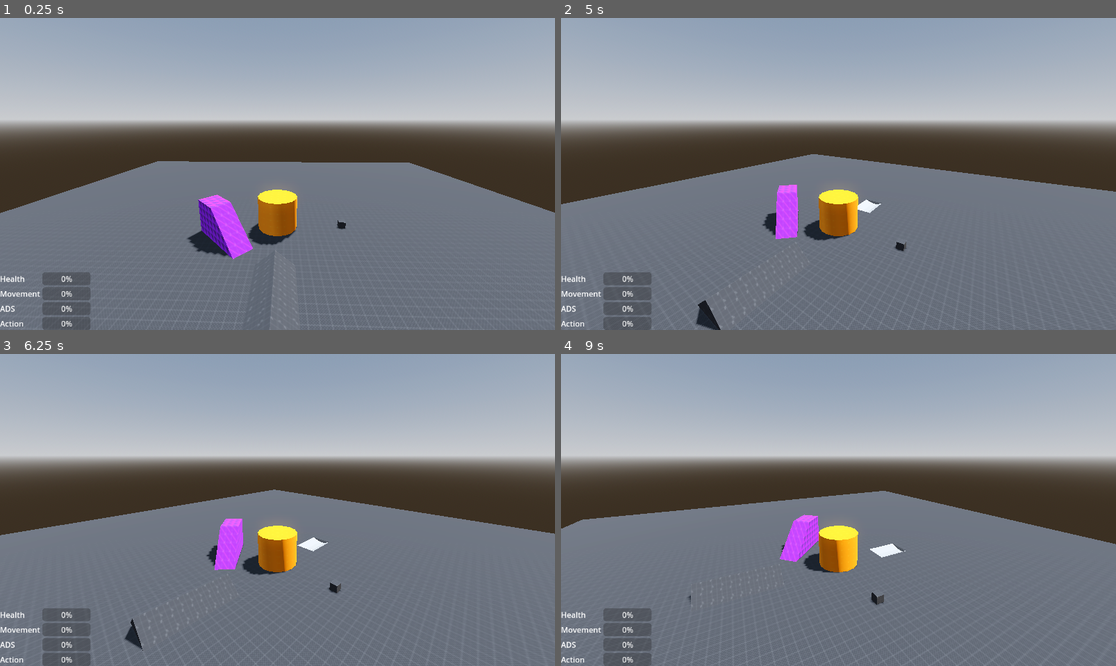
Above: before the commit, frames 1-4 (two rows, left to right).
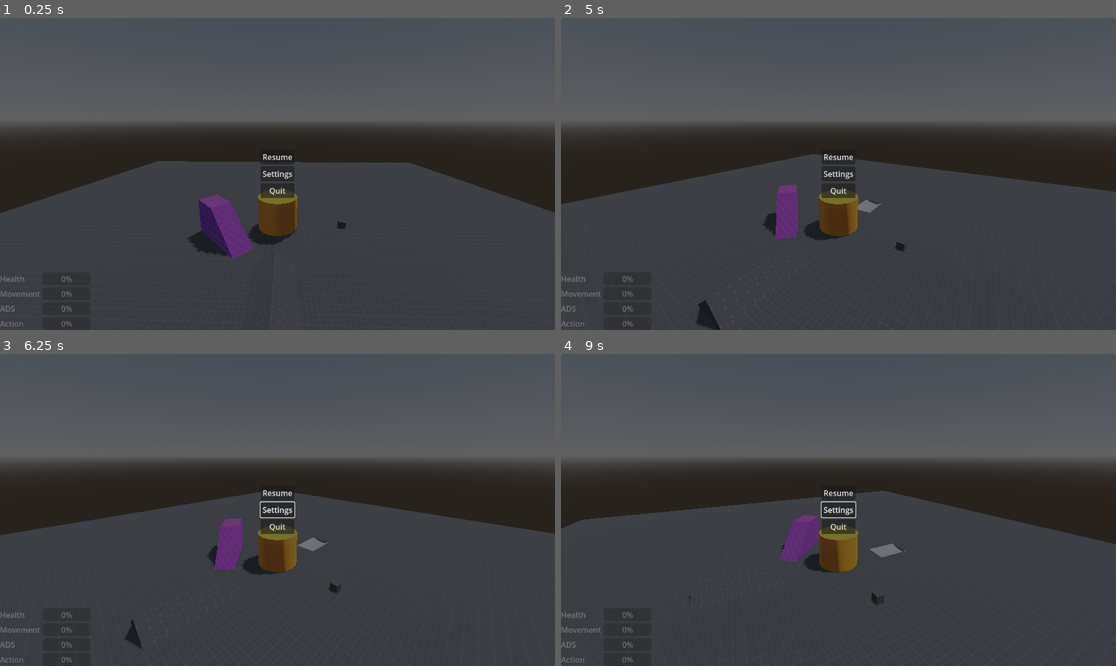
Above: after the commit, the same moments.

Repository: simonkuhlo/Duels1895
Game: Godot game, scene res://Maps/Maps/Testworld/test_world.tscn
Two runs of this game, one before a commit and one after it. Both use one fixed random seed, a clock stepped at 60 frames per second and the inputs below. This scene is started directly instead of the project's main scene.
Inputs (mouse positions are in pixels of both pictures, inside the frame that each line leads up to):
- Up to frame 1 (0.25 s): no input
- Up to frame 2 (5 s): click (838, 158) at 0.5 s, where only the run after the commit has a clickable "Resume"; move the mouse to (960, 158) at 1.27 s; hold D (move_right) 1.28-2.03 s; hold Shift (sprint) 1.28-2.03 s; tap Space (jump) at 1.52, 2.27, 3.77, 4.52 s; move the mouse to (727, 189) at 2.02 s; hold S (move_backward) 2.03-2.78 s; tap Shift (sprint) at 2.1, 3.6 s; move the mouse to (894, 105) at 2.77 s; hold D (move_right) 2.78-3.53 s; hold Shift (sprint) 2.78-3.53 s; move the mouse to (810, 236) at 3.52 s; hold W (move_forward) 3.53-4.28 s; move the mouse to (1005, 220) at 4.27 s; hold A (move_left) from 4.28 s (still down); hold Shift (sprint) from 4.28 s (still down); tap Escape (pause) at 4.9 s
- Up to frame 3 (6.25 s): release A (move_left) at 5 s; release Shift (sprint) at 5 s; click (277, 510) at 5 s, where only the run after the commit has a clickable "Settings"; move the mouse to (111, 463) at 5.77 s; hold A (move_left) from 5.78 s (still down); tap Shift (sprint) at 5.85 s
- Up to frame 4 (9 s): move the mouse to (866, 510) at 6.52 s; release A (move_left) at 6.53 s; hold S (move_backward) 6.53-7.28 s; hold Shift (sprint) 6.53-7.28 s; move the mouse to (755, 432) at 7.27 s; hold D (move_right) 7.28-8.03 s; tap Shift (sprint) at 7.35, 8.85 s; move the mouse to (960, 494) at 8.02 s; hold W (move_forward) 8.03-8.78 s; hold Shift (sprint) 8.03-8.78 s; move the mouse to (727, 525) at 8.77 s; hold D (move_right) from 8.78 s (still down)

The runs differ from the first frame. In frame 1, 90% of the frame differs, in the area x 0-100%, y 0-100%; in frame 2, 90%; in frame 3, 90%; in frame 4, 91%.

Commit message:
implement lobby system and peer synchronization

Diff:
--- a/Game/Entities/PlayerCharacter/player_character_body.tscn
+++ b/Game/Entities/PlayerCharacter/player_character_body.tscn
@@ -1,10 +1,13 @@
-[gd_scene load_steps=11 format=3 uid="uid://715oy5d5svy5"]
+[gd_scene load_steps=14 format=3 uid="uid://715oy5d5svy5"]
 
 [ext_resource type="PackedScene" uid="uid://vr1rchrbhnqw" path="res://Game/Entities/entity_body.tscn" id="1_b5oby"]
 [ext_resource type="Script" uid="uid://osnndvrcyeuo" path="res://Game/Entities/PlayerCharacter/player_character_body_3d.gd" id="2_2ckjl"]
 [ext_resource type="PackedScene" uid="uid://qnadki4kfuia" path="res://Game/Entities/Stats/entity_stat_holder.tscn" id="2_wrub7"]
+[ext_resource type="PackedScene" uid="uid://bthqp0o7o2bv5" path="res://Game/Item System/System/Inventory/inventory_collection.tscn" id="3_8uba2"]
 [ext_resource type="Script" uid="uid://p27tnsdjikpo" path="res://Game/Entities/controller.gd" id="3_ofj4c"]
+[ext_resource type="PackedScene" uid="uid://cop5ohxc0jlqs" path="res://Game/Item System/System/Inventory/inventory.tscn" id="4_ycqsk"]
 [ext_resource type="Script" uid="uid://dbblf8tqoy7rc" path="res://Game/Entities/Stats/Scripts/entity_stat.gd" id="5_ofj4c"]
+[ext_resource type="PackedScene" uid="uid://clsurtm10to0e" path="res://Game/Item System/System/Slot/inventory_slot.tscn" id="5_vasly"]
 
 [sub_resource type="Resource" id="Resource_emag8"]
 script = ExtResource("5_ofj4c")
@@ -60,9 +63,15 @@
 ads_stamina = NodePath("Stats/AdsStamina")
 jump_strength = NodePath("Stats/JumpStrength")
 controller = NodePath("Controller")
-exclude_client_authority = [NodePath("Stats"), NodePath("Stats/ActionStamina"), NodePath("Stats/MovementStamina"), NodePath("Stats/AdsStamina"), NodePath("Stats/JumpStrength"), NodePath("Stats/Health"), NodePath("Stats/MoveSpeed")]
+exclude_client_authority = [NodePath("Stats"), NodePath("InventoryCollection")]
 
-[node name="Controller" type="Node" parent="." index="0" node_paths=PackedStringArray("controlled_entity")]
+[node name="InventoryCollection" parent="." index="0" instance=ExtResource("3_8uba2")]
+
+[node name="Inventory" parent="InventoryCollection" index="0" instance=ExtResource("4_ycqsk")]
+
+[node name="InventorySlot" parent="InventoryCollection/Inventory" index="1" instance=ExtResource("5_vasly")]
+
+[node name="Controller" type="Node" parent="." index="1" node_paths=PackedStringArray("controlled_entity")]
 script = ExtResource("3_ofj4c")
 gravity = 32.0
 sprint_stamina_consumption_per_second = 5.0
@@ -84,7 +93,7 @@
 [node name="MoveSpeed" parent="Stats" index="5"]
 stat_to_represent = SubResource("Resource_ofj4c")
 
-[node name="Body" parent="." index="3"]
+[node name="Body" parent="." index="4"]
 transform = Transform3D(-4.37114e-08, 0, 1, 0, 1, 0, -1, 0, -4.37114e-08, 0, 1, 0)
 
 [node name="FPVCamera" parent="Body/Neck" index="0"]
--- a/Game/Entities/PlayerCharacter/player_character_body_3d.gd
+++ b/Game/Entities/PlayerCharacter/player_character_body_3d.gd
@@ -17,11 +17,12 @@
 	pass
 
 func _ready() -> void:
+	super._ready()
 	_multiplayer_setup.call_deferred()
 
 func _multiplayer_setup() -> void:
 	if int(name) in MapLoader.loaded_peers:
-		set_multiplayer_authority(int(name))
+		custom_set_multiplayer_authority(int(name))
 		for node in exclude_client_authority:
 			node.set_multiplayer_authority(1)
 		if is_multiplayer_authority():
--- a/Game/Entities/Stats/Scripts/entity_stat_holder.gd
+++ b/Game/Entities/Stats/Scripts/entity_stat_holder.gd
@@ -11,7 +11,7 @@
 @export_group("linking")
 @export var regen_block_timer:Timer
 
-var current_value:float:
+@export var current_value:float:
 	set(new):
 		new = clamp(new, stat_to_represent.min_value, stat_to_represent.max_value)
 		if current_value > new or current_value < 0:
--- a/Game/Entities/Stats/entity_stat_holder.tscn
+++ b/Game/Entities/Stats/entity_stat_holder.tscn
@@ -1,6 +1,11 @@
-[gd_scene load_steps=2 format=3 uid="uid://qnadki4kfuia"]
+[gd_scene load_steps=3 format=3 uid="uid://qnadki4kfuia"]
 
 [ext_resource type="Script" uid="uid://bji78sclmpfv" path="res://Game/Entities/Stats/Scripts/entity_stat_holder.gd" id="1_jvem8"]
+
+[sub_resource type="SceneReplicationConfig" id="SceneReplicationConfig_jvem8"]
+properties/0/path = NodePath(".:current_value")
+properties/0/spawn = true
+properties/0/replication_mode = 2
 
 [node name="EntityStatHolder" type="Node" node_paths=PackedStringArray("regen_block_timer")]
 script = ExtResource("1_jvem8")
@@ -9,3 +14,6 @@
 [node name="RegenTimer" type="Timer" parent="."]
 process_callback = 0
 one_shot = true
+
+[node name="MultiplayerSynchronizer" type="MultiplayerSynchronizer" parent="."]
+replication_config = SubResource("SceneReplicationConfig_jvem8")
--- a/Game/Entities/controller.gd
+++ b/Game/Entities/controller.gd
@@ -13,12 +13,6 @@
 @export var look_sensitivity:float = 0.005
 
 func _unhandled_input(event: InputEvent) -> void:
-	if event.is_action_pressed("pause"):
-		if Input.mouse_mode == Input.MOUSE_MODE_VISIBLE:
-			Input.mouse_mode = Input.MOUSE_MODE_CAPTURED
-		else:
-			Input.mouse_mode = Input.MOUSE_MODE_VISIBLE
-		return
 	if Input.mouse_mode == Input.MOUSE_MODE_VISIBLE:
 		return
 	if event is InputEventMouseMotion:
--- a/Game/Entities/entity_body_3d.gd
+++ b/Game/Entities/entity_body_3d.gd
@@ -1,6 +1,7 @@
 extends CharacterBody3D
 class_name EntityBody3D
 
+signal authority_changed(new_authority:int)
 
 @export_group("Linking")
 @export var health:EntityStatHolder
@@ -9,3 +10,17 @@
 @export var tpv_camera:Camera3D
 @export var neck:Node3D
 @export var skin:MeshInstance3D
+
+var parent_world:MapInstance = MapLoader.loaded_map_instance
+
+func custom_set_multiplayer_authority(id:int, recursive:bool = true) -> void:
+	set_multiplayer_authority(id, recursive)
+	authority_changed.emit(id)
+
+func _ready() -> void:
+	authority_changed.connect(_on_authority_changed)
+
+func _on_authority_changed(new_authority:int) -> void:
+	if new_authority == multiplayer.get_unique_id():
+		if parent_world:
+			parent_world.controlled_entity = self
--- a/Game/Item System/System/Autoload/items.tscn
+++ b/Game/Item System/System/Autoload/items.tscn
@@ -1,7 +1,9 @@
-[gd_scene load_steps=2 format=3 uid="uid://dyyrfd563w77e"]
+[gd_scene load_steps=3 format=3 uid="uid://dyyrfd563w77e"]
 
 [ext_resource type="Script" uid="uid://cbxpbkp6f13u2" path="res://Game/Item System/System/Autoload/items.gd" id="1_1duft"]
+[ext_resource type="Resource" uid="uid://bep2pgkw8ppng" path="res://Game/Item System/System/default_item_db.tres" id="2_78jub"]
 
 [node name="Items" type="Node"]
 script = ExtResource("1_1duft")
+item_db = ExtResource("2_78jub")
 metadata/_custom_type_script = "uid://cbxpbkp6f13u2"
--- /dev/null
+++ b/Game/Item System/System/default_item_db.tres
@@ -0,0 +1,9 @@
+[gd_resource type="Resource" script_class="ItemDB" load_steps=3 format=3 uid="uid://bep2pgkw8ppng"]
+
+[ext_resource type="Script" uid="uid://jl8omh2pwst6" path="res://Game/Item System/System/item_reference.gd" id="1_wk0xn"]
+[ext_resource type="Script" uid="uid://dyrnye40dnsve" path="res://Game/Item System/System/item_reference_db.gd" id="2_uxwt2"]
+
+[resource]
+script = ExtResource("2_uxwt2")
+content = Dictionary[StringName, ExtResource("1_wk0xn")]({})
+metadata/_custom_type_script = "uid://dyrnye40dnsve"
--- a/Maps/Maps/Testworld/test_world.tscn
+++ b/Maps/Maps/Testworld/test_world.tscn
@@ -1,16 +1,17 @@
-[gd_scene load_steps=23 format=3 uid="uid://tyy8a7n6vs1t"]
+[gd_scene load_steps=24 format=3 uid="uid://tyy8a7n6vs1t"]
 
 [ext_resource type="PackedScene" uid="uid://ca6610awtca8x" path="res://Ui/Ingame/controlled_entity_ui.tscn" id="1_fyd15"]
 [ext_resource type="Texture2D" uid="uid://bki7lv2ibcdsx" path="res://Assets/Debug Textures/PNG/Dark/texture_07.png" id="1_tcuxq"]
 [ext_resource type="Script" uid="uid://c4nsq07xr6be1" path="res://Maps/System/map_instance.gd" id="1_vkd6p"]
 [ext_resource type="PackedScene" uid="uid://715oy5d5svy5" path="res://Game/Entities/PlayerCharacter/player_character_body.tscn" id="2_2ovxu"]
-[ext_resource type="Script" uid="uid://b2xs1gil3nm6a" path="res://Ui/Ingame/stat_visualizer.gd" id="2_5iikc"]
 [ext_resource type="Texture2D" uid="uid://mcs0qu228yhp" path="res://Assets/Debug Textures/PNG/Orange/texture_01.png" id="2_fyd15"]
+[ext_resource type="PackedScene" uid="uid://d2a855v6411vx" path="res://Ui/pause_menu.tscn" id="2_wdtph"]
 [ext_resource type="Texture2D" uid="uid://cpdgq4omukce2" path="res://Assets/Debug Textures/Vector/texture_01.svg" id="4_473rr"]
 [ext_resource type="Texture2D" uid="uid://cbblk84fquqkb" path="res://Assets/Debug Textures/PNG/Dark/texture_13.png" id="5_i5nfa"]
 [ext_resource type="Texture2D" uid="uid://yp8dk5alji4n" path="res://Assets/Debug Textures/PNG/Purple/texture_11.png" id="8_i5nfa"]
 [ext_resource type="Texture2D" uid="uid://7ghkovkmvowy" path="res://Assets/Debug Textures/PNG/Purple/texture_02.png" id="9_si7et"]
-[ext_resource type="Script" uid="uid://c8r3agj8khox1" path="res://Maps/Maps/Testworld/spectator_camera_director.gd" id="10_vkd6p"]
+[ext_resource type="Script" uid="uid://c8r3agj8khox1" path="res://Maps/System/spectator_camera_director.gd" id="10_vkd6p"]
+[ext_resource type="Script" uid="uid://cynpif8v634i3" path="res://Maps/System/player_spawner.gd" id="12_wdtph"]
 
 [sub_resource type="ProceduralSkyMaterial" id="ProceduralSkyMaterial_dxppu"]
 sky_horizon_color = Color(0.662243, 0.671743, 0.686743, 1)
@@ -56,60 +57,13 @@
 [node name="TestWorld" type="Node3D" node_paths=PackedStringArray("player_spawns")]
 script = ExtResource("1_vkd6p")
 player_spawns = [NodePath("PlayerSpawn")]
-default_player_character = ExtResource("2_2ovxu")
 metadata/_custom_type_script = "uid://c4nsq07xr6be1"
 
-[node name="ControlledEntityUI" parent="." node_paths=PackedStringArray("health_bar", "movement_stamina_bar", "ads_stamina_bar", "action_stamina_bar", "controlled_entity") instance=ExtResource("1_fyd15")]
-health_bar = NodePath("VBoxContainer/HealthBar")
-movement_stamina_bar = NodePath("VBoxContainer/MovementStaminaBar")
-ads_stamina_bar = NodePath("VBoxContainer/AdsStamina")
-action_stamina_bar = NodePath("VBoxContainer/ActionStamina")
-controlled_entity = NodePath("")
+[node name="PauseMenu" parent="." node_paths=PackedStringArray("parent_world") instance=ExtResource("2_wdtph")]
+parent_world = NodePath("..")
 
-[node name="VBoxContainer" type="GridContainer" parent="ControlledEntityUI"]
-anchors_preset = 2
-anchor_top = 1.0
-anchor_bottom = 1.0
-offset_top = -40.0
-offset_right = 40.0
-grow_vertical = 0
-columns = 2
-
-[node name="Label" type="Label" parent="ControlledEntityUI/VBoxContainer"]
-layout_mode = 2
-text = "Health"
-
-[node name="HealthBar" type="ProgressBar" parent="ControlledEntityUI/VBoxContainer"]
-custom_minimum_size = Vector2(100, 0)
-layout_mode = 2
-script = ExtResource("2_5iikc")
-
-[node name="Label2" type="Label" parent="ControlledEntityUI/VBoxContainer"]
-layout_mode = 2
-text = "Movement"
-
-[node name="MovementStaminaBar" type="ProgressBar" parent="ControlledEntityUI/VBoxContainer"]
-custom_minimum_size = Vector2(100, 0)
-layout_mode = 2
-script = ExtResource("2_5iikc")
-
-[node name="Label3" type="Label" parent="ControlledEntityUI/VBoxContainer"]
-layout_mode = 2
-text = "ADS"
-
-[node name="AdsStamina" type="ProgressBar" parent="ControlledEntityUI/VBoxContainer"]
-custom_minimum_size = Vector2(100, 0)
-layout_mode = 2
-script = ExtResource("2_5iikc")
-
-[node name="Label4" type="Label" parent="ControlledEntityUI/VBoxContainer"]
-layout_mode = 2
-text = "Action"
-
-[node name="ActionStamina" type="ProgressBar" parent="ControlledEntityUI/VBoxContainer"]
-custom_minimum_size = Vector2(100, 0)
-layout_mode = 2
-script = ExtResource("2_5iikc")
+[node name="ControlledEntityUI" parent="." node_paths=PackedStringArray("parent_world") instance=ExtResource("1_fyd15")]
+parent_world = NodePath("..")
 
 [node name="WorldEnvironment" type="WorldEnvironment" parent="."]
 environment = SubResource("Environment_1lwx6")
@@ -173,9 +127,14 @@
 transform = Transform3D(1, 0, 0, 0, 1, 1.19209e-07, 0, -1.19209e-07, 1, 0, 0, 0)
 current = true
 
-[node name="PlayerSpawn" type="Marker3D" parent="."]
+[node name="PlayerSpawn" type="Marker3D" parent="." node_paths=PackedStringArray("parent_map")]
 transform = Transform3D(1, 0, 0, 0, 1, 0, 0, 0, 1, 16.0821, 3.42629, 8.01913)
+script = ExtResource("12_wdtph")
+player_character_scene = ExtResource("2_2ovxu")
+parent_map = NodePath("..")
 
 [node name="MultiplayerSpawner" type="MultiplayerSpawner" parent="."]
 _spawnable_scenes = PackedStringArray("uid://715oy5d5svy5")
 spawn_path = NodePath("..")
+
+[connection signal="spawned" from="MultiplayerSpawner" to="." method="_on_multiplayer_spawner_spawned"]
--- a/Maps/System/controlled_entity_ui.gd
+++ b/Maps/System/controlled_entity_ui.gd
@@ -4,8 +4,15 @@
 @export var movement_stamina_bar:EntityStatVisualizer
 @export var ads_stamina_bar:EntityStatVisualizer
 @export var action_stamina_bar:EntityStatVisualizer
+@export var parent_world:MapInstance:
+	set(new):
+		if parent_world:
+			parent_world.controlled_entity_changed.disconnect(_on_controlled_entity_changed)
+		parent_world = new
+		if parent_world:
+			parent_world.controlled_entity_changed.connect(_on_controlled_entity_changed)
 
-@export var controlled_entity:PlayerCharacterBody3D:
+var controlled_entity:PlayerCharacterBody3D:
 	set(new):
 		controlled_entity = new
 		if controlled_entity:
@@ -13,3 +20,11 @@
 			movement_stamina_bar.stat_to_represent = controlled_entity.movement_stamina
 			ads_stamina_bar.stat_to_represent = controlled_entity.ads_stamina
 			action_stamina_bar.stat_to_represent = controlled_entity.action_stamina
+		else:
+			health_bar.stat_to_represent = null
+			movement_stamina_bar.stat_to_represent = null
+			ads_stamina_bar.stat_to_represent = null
+			action_stamina_bar.stat_to_represent = null
+
+func _on_controlled_entity_changed(new_entity:EntityBody3D) -> void:
+	controlled_entity = new_entity
--- a/Maps/System/map_instance.gd
+++ b/Maps/System/map_instance.gd
@@ -1,16 +1,33 @@
 extends Node3D
 class_name MapInstance
 
-@export var player_spawns:Array[Marker3D]
-@export var default_player_character:PackedScene
+signal controlled_entity_changed(new_entity:EntityBody3D)
+signal pause_state_changed(new_state:bool)
+
+@export var player_spawns:Array[PlayerSpawner]
+
+var controlled_entity:EntityBody3D:
+	set(new):
+		controlled_entity = new
+		controlled_entity_changed.emit(controlled_entity)
+
+var paused:bool:
+	set(new):
+		paused = new
+		if paused:
+			Input.mouse_mode = Input.MOUSE_MODE_VISIBLE
+		else:
+			Input.mouse_mode = Input.MOUSE_MODE_CAPTURED
+		pause_state_changed.emit(paused)
 
 func start_game() -> void:
 	if !multiplayer.is_server():
 		return
 	for peer in MapLoader.loaded_peers:
-		var character_instance:PlayerCharacterBody3D = default_player_character.instantiate()
-		character_instance.name = str(peer)
-		character_instance.transform.origin = player_spawns[0].global_transform.origin
-		add_child(character_instance)
+		player_spawns[0].spawn_player(peer)
+	paused = false
+	print("Game Started", MapLoader.loaded_peers)
 
-	print("Game Started", MapLoader.loaded_peers)
+func _input(event: InputEvent) -> void:
+	if event.is_action_pressed("pause"):
+		paused = !paused
--- /dev/null
+++ b/Maps/System/player_spawner.gd
@@ -0,0 +1,13 @@
+extends Marker3D
+class_name PlayerSpawner
+
+@export var player_character_scene:PackedScene
+
+@export var parent_map:MapInstance
+
+func spawn_player(controlling_peer:int = 1) -> void:
+	var character_instance:PlayerCharacterBody3D = player_character_scene.instantiate()
+	character_instance.name = str(controlling_peer)
+	character_instance.parent_world = parent_map
+	character_instance.transform.origin = global_transform.origin
+	parent_map.add_child(character_instance)
--- a/Ui/Ingame/controlled_entity_ui.tscn
+++ b/Ui/Ingame/controlled_entity_ui.tscn
@@ -1,7 +1,71 @@
-[gd_scene load_steps=2 format=3 uid="uid://ca6610awtca8x"]
+[gd_scene load_steps=3 format=3 uid="uid://ca6610awtca8x"]
 
 [ext_resource type="Script" uid="uid://bc0r5k8ng8x47" path="res://Maps/System/controlled_entity_ui.gd" id="1_530x5"]
+[ext_resource type="Script" uid="uid://b2xs1gil3nm6a" path="res://Ui/Ingame/stat_visualizer.gd" id="2_qudam"]
 
-[node name="ControlledEntityUI" type="CanvasLayer" node_paths=PackedStringArray("controlled_entity")]
+[node name="ControlledEntityUI" type="CanvasLayer" node_paths=PackedStringArray("health_bar", "movement_stamina_bar", "ads_stamina_bar", "action_stamina_bar")]
 script = ExtResource("1_530x5")
-controlled_entity = NodePath("")
+health_bar = NodePath("StatsDisplay/HealthBar")
+movement_stamina_bar = NodePath("StatsDisplay/MovementStaminaBar")
+ads_stamina_bar = NodePath("StatsDisplay/AdsStamina")
+action_stamina_bar = NodePath("StatsDisplay/ActionStamina")
+
+[node name="ColorRect" type="ColorRect" parent="."]
+anchors_preset = 8
+anchor_left = 0.5
+anchor_top = 0.5
+anchor_right = 0.5
+anchor_bottom = 0.5
+offset_left = -1.5
+offset_top = -1.5
+offset_right = 1.5
+offset_bottom = 1.5
+grow_horizontal = 2
+grow_vertical = 2
+mouse_filter = 2
+
+[node name="StatsDisplay" type="GridContainer" parent="."]
+anchors_preset = 2
+anchor_top = 1.0
+anchor_bottom = 1.0
+offset_top = -40.0
+offset_right = 40.0
+grow_vertical = 0
+mouse_filter = 2
+columns = 2
+
+[node name="Label" type="Label" parent="StatsDisplay"]
+layout_mode = 2
+text = "Health"
+
+[node name="HealthBar" type="ProgressBar" parent="StatsDisplay"]
+custom_minimum_size = Vector2(100, 0)
+layout_mode = 2
+script = ExtResource("2_qudam")
+
+[node name="Label2" type="Label" parent="StatsDisplay"]
+layout_mode = 2
+text = "Movement"
+
+[node name="MovementStaminaBar" type="ProgressBar" parent="StatsDisplay"]
+custom_minimum_size = Vector2(100, 0)
+layout_mode = 2
+script = ExtResource("2_qudam")
+
+[node name="Label3" type="Label" parent="StatsDisplay"]
+layout_mode = 2
+text = "ADS"
+
+[node name="AdsStamina" type="ProgressBar" parent="StatsDisplay"]
+custom_minimum_size = Vector2(100, 0)
+layout_mode = 2
+script = ExtResource("2_qudam")
+
+[node name="Label4" type="Label" parent="StatsDisplay"]
+layout_mode = 2
+text = "Action"
+
+[node name="ActionStamina" type="ProgressBar" parent="StatsDisplay"]
+custom_minimum_size = Vector2(100, 0)
+layout_mode = 2
+script = ExtResource("2_qudam")
--- a/Ui/Ingame/stat_visualizer.gd
+++ b/Ui/Ingame/stat_visualizer.gd
@@ -11,6 +11,9 @@
 			min_value = stat_to_represent.stat_to_represent.min_value
 			max_value = stat_to_represent.stat_to_represent.max_value
 			_on_current_value_changed(stat_to_represent.current_value)
+			show()
+		else:
+			hide()
 
 func _on_current_value_changed(new_value:float):
 	value = new_value
--- /dev/null
+++ b/Ui/pause_menu.gd
@@ -0,0 +1,18 @@
+extends CanvasLayer
+
+@export var parent_world:MapInstance:
+	set(new):
+		if parent_world:
+			parent_world.pause_state_changed.disconnect(_on_parent_world_pause_state_changed)
+		parent_world = new
+		if parent_world:
+			parent_world.pause_state_changed.connect(_on_parent_world_pause_state_changed)
+
+func _on_parent_world_pause_state_changed(new_state:bool) -> void:
+	visible = new_state
+
+func _on_resume_button_pressed() -> void:
+	parent_world.paused = false
+
+func _on_quit_button_pressed() -> void:
+	get_tree().quit()
--- /dev/null
+++ b/Ui/pause_menu.tscn
@@ -0,0 +1,35 @@
+[gd_scene load_steps=2 format=3 uid="uid://d2a855v6411vx"]
+
+[ext_resource type="Script" uid="uid://6krfq2notm62" path="res://Ui/pause_menu.gd" id="1_dcdkj"]
+
+[node name="PauseMenu" type="CanvasLayer"]
+layer = 2
+script = ExtResource("1_dcdkj")
+
+[node name="PanelContainer" type="PanelContainer" parent="."]
+anchors_preset = 15
+anchor_right = 1.0
+anchor_bottom = 1.0
+grow_horizontal = 2
+grow_vertical = 2
+
+[node name="CenterContainer" type="CenterContainer" parent="PanelContainer"]
+layout_mode = 2
+
+[node name="VBoxContainer" type="VBoxContainer" parent="PanelContainer/CenterContainer"]
+layout_mode = 2
+
+[node name="ResumeButton" type="Button" parent="PanelContainer/CenterContainer/VBoxContainer"]
+layout_mode = 2
+text = "Resume"
+
+[node name="SettingsButton" type="Button" parent="PanelContainer/CenterContainer/VBoxContainer"]
+layout_mode = 2
+text = "Settings"
+
+[node name="QuitButton" type="Button" parent="PanelContainer/CenterContainer/VBoxContainer"]
+layout_mode = 2
+text = "Quit"
+
+[connection signal="pressed" from="PanelContainer/CenterContainer/VBoxContainer/ResumeButton" to="." method="_on_resume_button_pressed"]
+[connection signal="pressed" from="PanelContainer/CenterContainer/VBoxContainer/QuitButton" to="." method="_on_quit_button_pressed"]
Renamed: Maps/Maps/Testworld/spectator_camera_director.gd -> Maps/System/spectator_camera_director.gd
